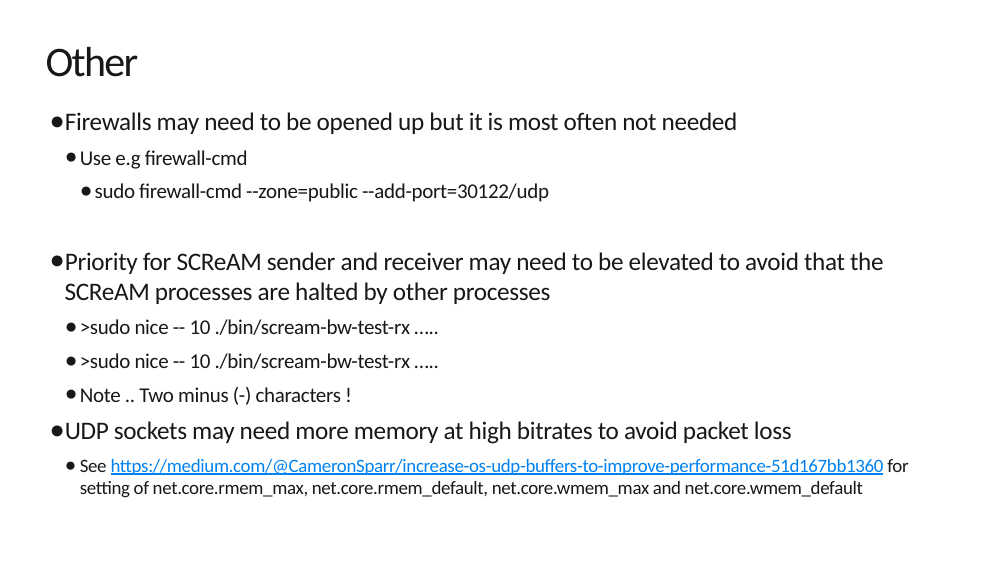
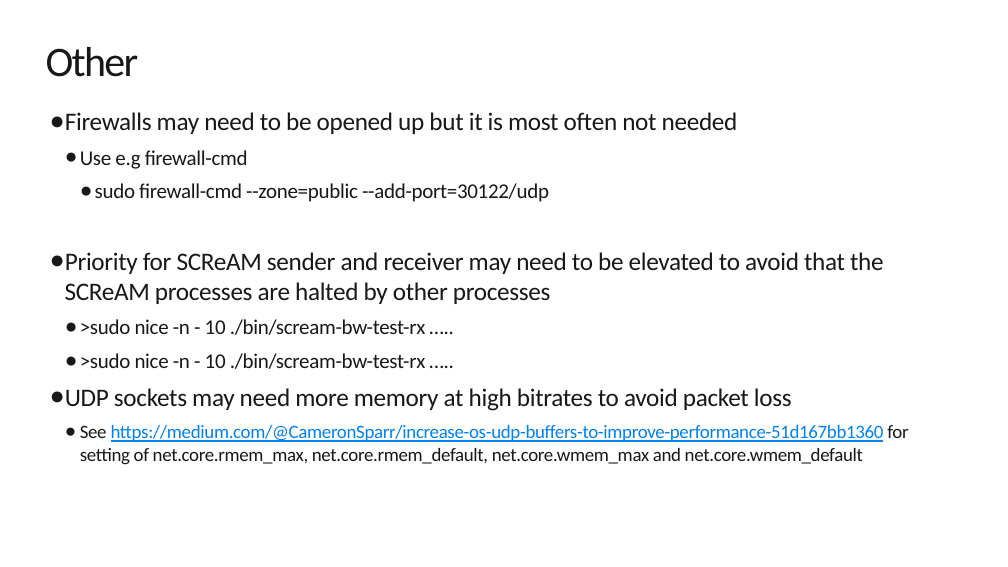
Before and after one commit to 5G-VCA-CC/scream, a slide deck: slide 13 of code/bw-test-tool/SCReAM-BW-test-tool.pptx. Drawn at 1008x567 pixels with LibreOffice and Linux fonts; fonts in the diff are those of the drawing; background and template pictures are left out. Boxes give left, top, right and bottom in pixels: in the first picture for what was removed or moved away, otherwise in the second. Text is boxed around its words. In the diff, an @@ line names an element or a change of style, - is before the commit and + after.

```diff
--- a/code/bw-test-tool/SCReAM-BW-test-tool.pptx
+++ b/code/bw-test-tool/SCReAM-BW-test-tool.pptx
@@ text at (x1=80, y1=319, x2=426, y2=369): text changed @@
-  ● >sudo nice -- 10 ./bin/scream-bw-test-rx …..
-  ● >sudo nice -- 10 ./bin/scream-bw-test-rx …..
-  ● Note .. Two minus (-) characters !
+  ● >sudo nice -n - 10 ./bin/scream-bw-test-rx …..
+  ● >sudo nice -n - 10 ./bin/scream-bw-test-rx …..
```
Also in this commit, not shown: 1 other slide changed, 8 other files.
